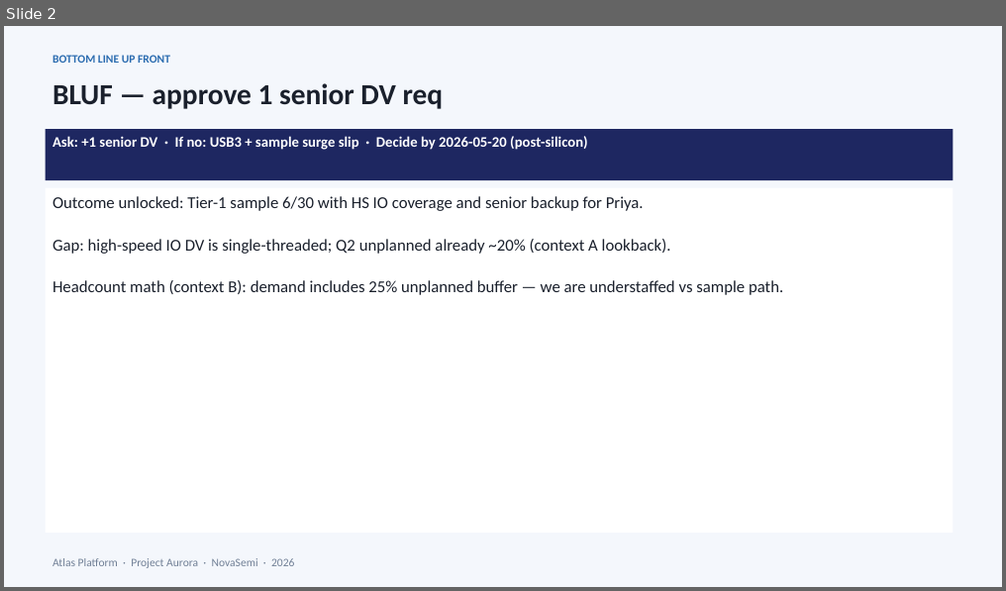
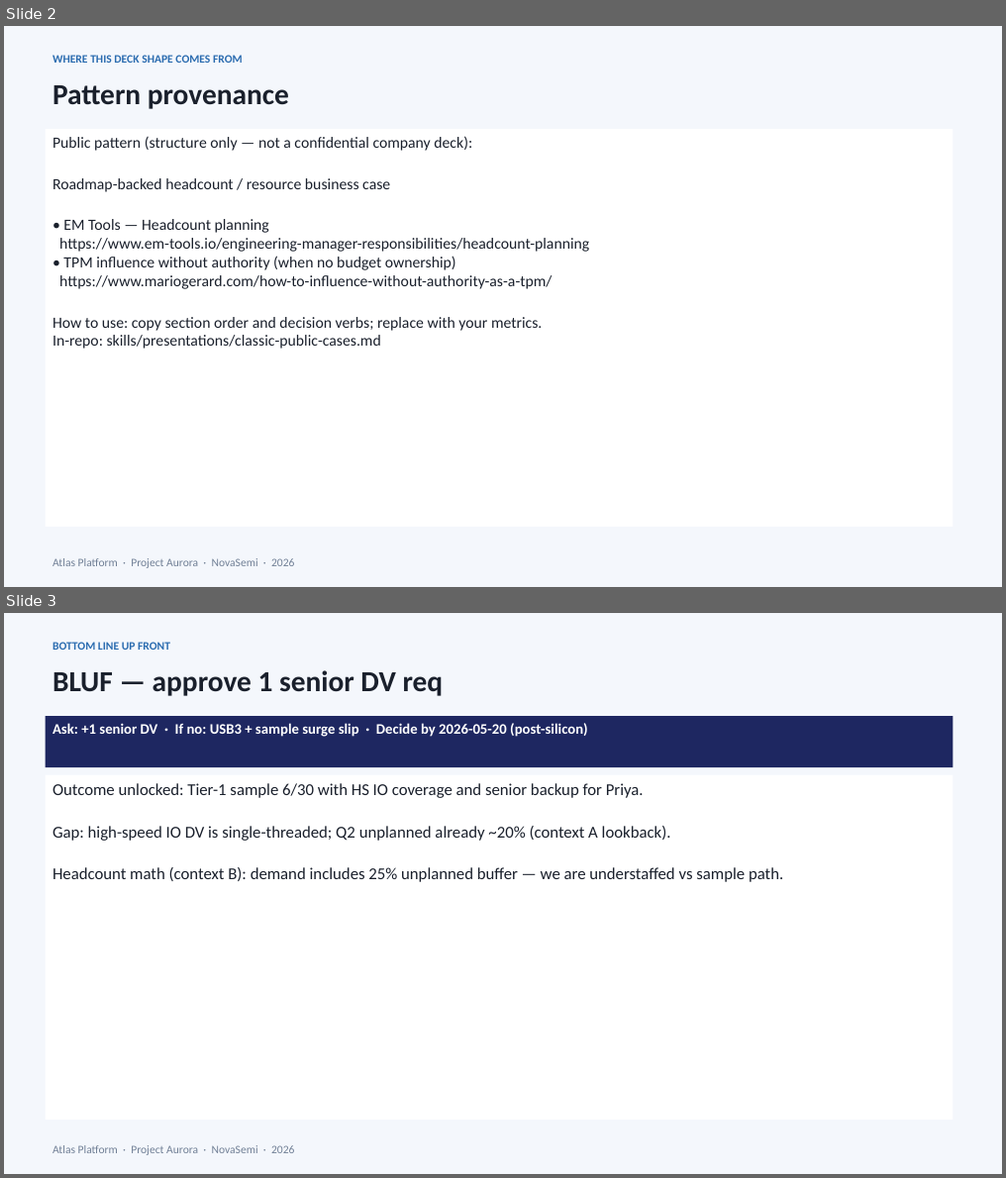
Before and after one commit to peter0749/MindsetMD, a slide deck: skills/presentations/assets/pptx/examples/06-resource-request.pptx. Shown one above the other, each under a label of ours: slide 2 before the commit, slides 2 and 3 after it. The pictures are 1006x591 and 1006x1178 pixels, drawn with LibreOffice and Linux fonts; fonts in the diff are those of the drawing. Boxes give left, top, right and bottom in pixels: in the first picture for what was removed or moved away, otherwise in the second. Text is boxed around its words. In the diff, an @@ line names an element or a change of style, - is before the commit and + after.

Commit message:
Add explicit public pattern provenance and fix broken asset links
Each template/example deck now has a Pattern provenance slide and cover
line; outline MDs cite sources. Fix assets/README paths to pptx/templates
and pptx/examples; add scripts/check_markdown_links.py (all 22 URLs 200).

```diff
--- a/skills/presentations/assets/pptx/examples/06-resource-request.pptx
+++ b/skills/presentations/assets/pptx/examples/06-resource-request.pptx
@@ slide 2 added at (4,26,1002,587), background #F4F7FC @@
@@ text added at (53,55,243,63), 11 pt, text #2B6CB0, bold @@
+WHERE THIS DECK SHAPE COMES FROM
@@ text added at (53,85,289,109), 28 pt, text #1A202C, bold @@
+Pattern provenance
@@ rectangle added at (46,129,953,527), fill #FFFFFF, 15 pt, text #1A202C @@
+Public pattern (structure only — not a confidential company deck):
+Roadmap-backed headcount / resource business case
+• EM Tools — Headcount planning
+https://www.em-tools.io/engineering-manager-responsibilities/headcount-planning
+• TPM influence without authority (when no budget ownership)
+https://www.mariogerard.com/how-to-influence-without-authority-as-a-tpm/
+How to use: copy section order and decision verbs; replace with your metrics.
+In-repo: skills/presentations/classic-public-cases.md
@@ text added at (53,559,294,569), 11 pt, text #718096 @@
+Atlas Platform · Project Aurora · NovaSemi · 2026
@@ what was slide 2 is now slide 3 @@
```
Also in this commit, not shown: 1 slide changed, 35 other files.
